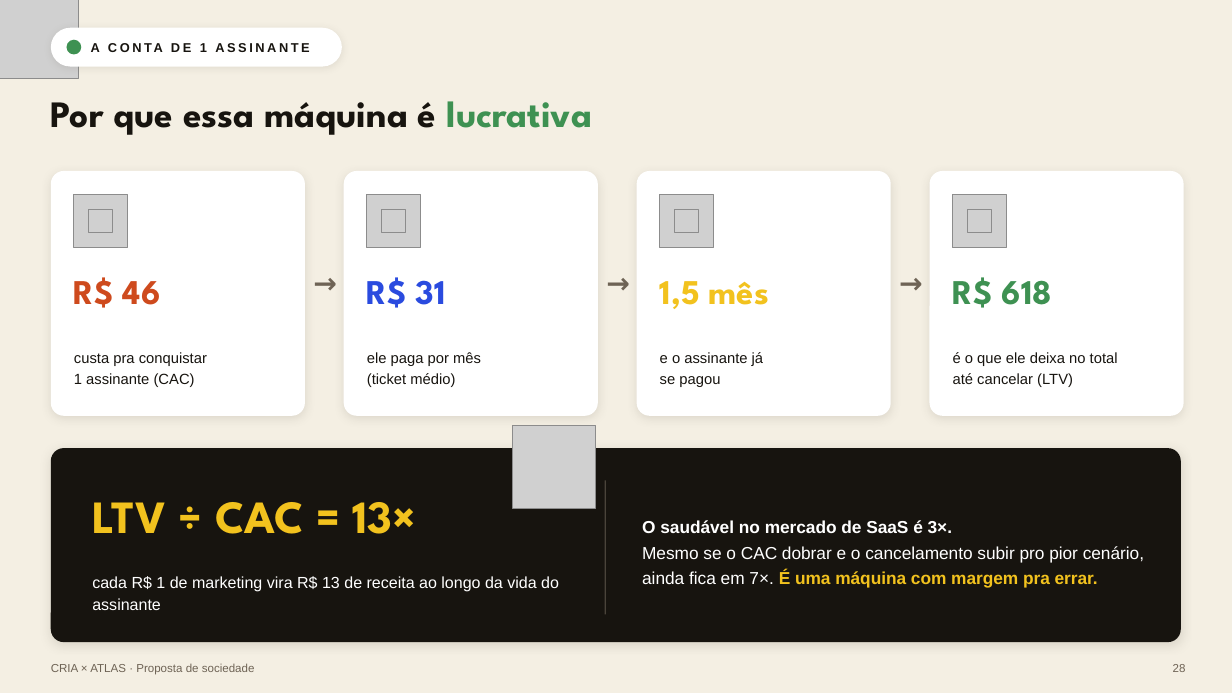
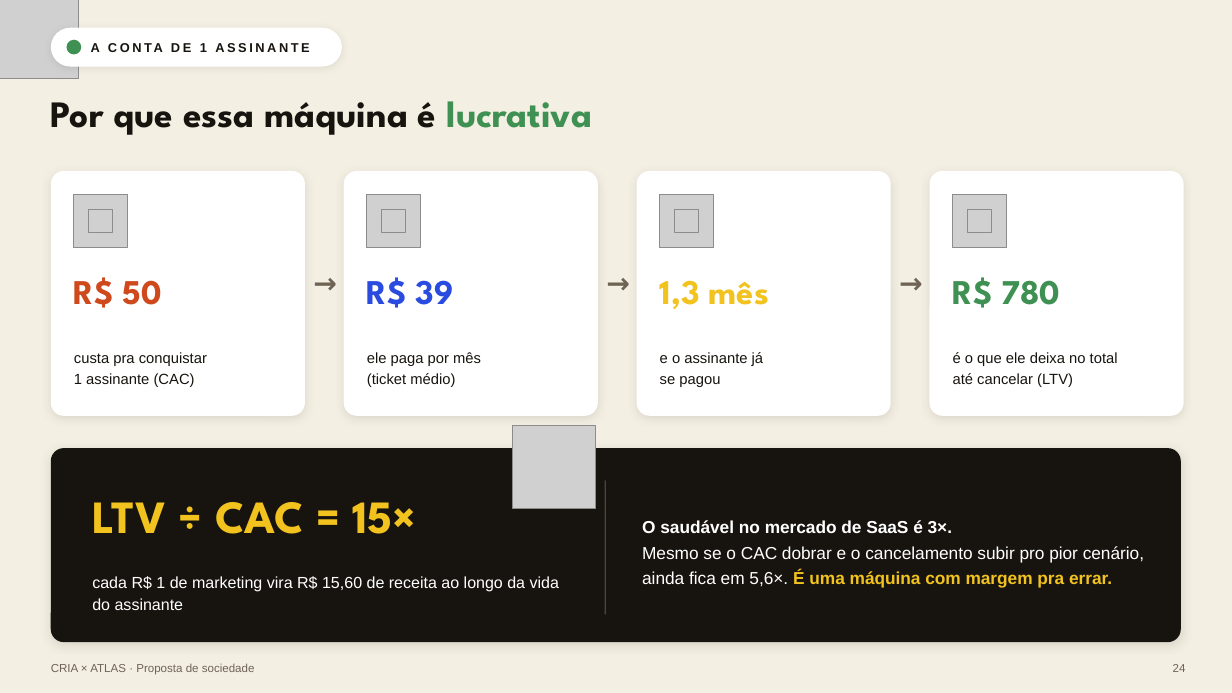
Before and after one commit to walterespindolaa/criador-estudio, a slide deck: slide 24 of CRIA/apresentacoes/CRIA-x-Atlas-Proposta-Sociedade.pptx (slide 28 before the commit). Drawn at 1232x693 pixels with LibreOffice and Linux fonts; fonts in the diff are those of the drawing; grey boxes stand for pictures. Boxes give left, top, right and bottom in pixels: in the first picture for what was removed or moved away, otherwise in the second. Text is boxed around its words. In the diff, an @@ line names an element or a change of style, - is before the commit and + after.

```diff
--- a/CRIA/apresentacoes/CRIA-x-Atlas-Proposta-Sociedade.pptx
+++ b/CRIA/apresentacoes/CRIA-x-Atlas-Proposta-Sociedade.pptx
@@ text at (x1=74, y1=277, x2=162, y2=308): text changed @@
-R$ 46
+R$ 50
@@ text at (x1=367, y1=277, x2=454, y2=308): text changed @@
-R$ 31
+R$ 39
@@ text at (x1=660, y1=280, x2=769, y2=309): text changed @@
-1,5 mês
+1,3 mês
@@ text at (x1=953, y1=277, x2=1061, y2=308): text changed @@
-R$ 618
+R$ 780
@@ text at (x1=92, y1=502, x2=417, y2=534): text changed @@
-LTV ÷ CAC = 13×
+LTV ÷ CAC = 15×
@@ text at (x1=642, y1=520, x2=1144, y2=588): text changed @@
-O saudável no mercado de SaaS é 3×.
-Mesmo se o CAC dobrar e o cancelamento subir pro pior cenário, ainda fica em 7×. É uma máquina com margem pra errar.
+O saudável no mercado de SaaS é 3×.
+Mesmo se o CAC dobrar e o cancelamento subir pro pior cenário, ainda fica em 5,6×. É uma máquina com margem pra errar.
@@ text at (x1=92, y1=576, x2=559, y2=610): text changed @@
-cada R$ 1 de marketing vira R$ 13 de receita ao longo da vida do assinante
+cada R$ 1 de marketing vira R$ 15,60 de receita ao longo da vida do assinante
@@ text at (x1=1173, y1=664, x2=1186, y2=672): text changed @@
-28
+24
```
Also in this commit, not shown: 14 other slides changed, 1 slide added, 24 other files.
